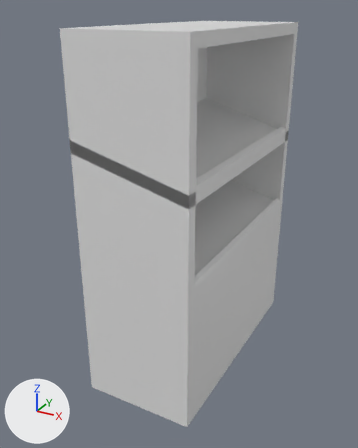
The Blender file blender-files/shelf.blend: old version first, new version second.
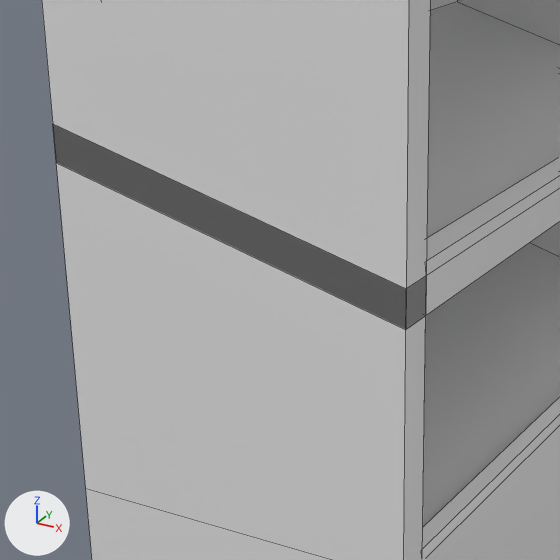
Each version is shown whole from a camera (50 mm lens) standing at (0.977, -1.941, 1.619) and looking at (-0.051, -0.073, 0.685), then close up on the part from 14% to 67% of the width and 22% to 64% of the height. Arrows for +X, +Y and +Z are at lower left; the lights stay in place. The close-ups show mesh edges as thin lines.
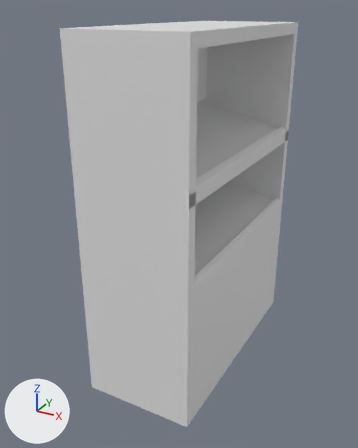
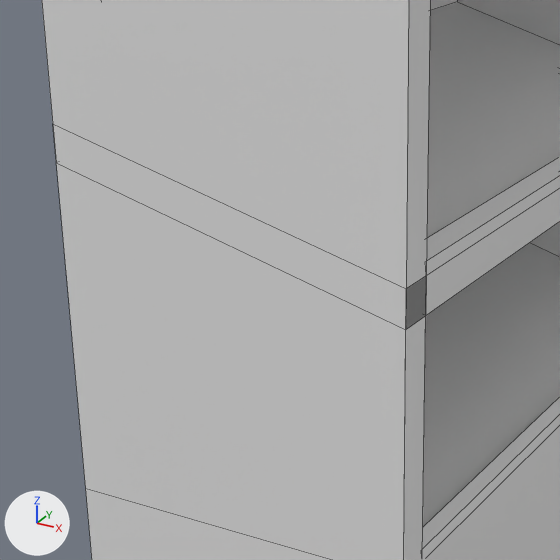
Boxes (x1, y1, x2, y2) around the edits, measured in the close-ups (560 x 560 px; the box of a moved part takes in the faces that stretch with it):
```json
{"part": 1, "of": "me_cube", "change": "moved or reshaped", "before": [54, 126, 406, 560], "after": [56, 163, 406, 560]}
```

Edits to the scene script, one JSON object a line:
```json
{"block": "me_cube", "where": "me_cube.from_pydata(...)  # 76 vertices, 74 faces, 2 loose edges; spans x -1.0..1.0, y -1.1..1.1, z -1.0..3.77"}
{"block": "me_cube", "where": "# used by ob_cube; location = (0.0, 0.0, 0.325); scale = (0.25, 0.5, 0.325)"}
{"block": "me_cube", "where": "# verts and faces of me_cube; kept vertices keep their numbers, new ones are numbered from 76"}
{"block": "me_cube", "where": "# before: 17 (-1.0, -1.1, 1.0) at pixel (85, 488), 18 (1.0, -1.1, 1.0), 40 (-1.0, -1.1, 2.58) at pixel (52, 123), 41 (1.0, -1.1, 2.18) at pixel (406, 288), 50 (-1.0, -1.1, 2.43) at pixel (56, 162)"}
{"block": "me_cube", "where": "# before: 51 (1.0, -1.1, 2.03) at pixel (405, 329)"}
{"block": "me_cube", "change": "me_cube part 1"}
{"op": "add", "block": "me_cube", "code": "delete_faces([(17, 18, 41, 40)])"}
{"op": "add", "block": "me_cube", "code": "faces += [(17, 18, 51, 50)]"}
```
